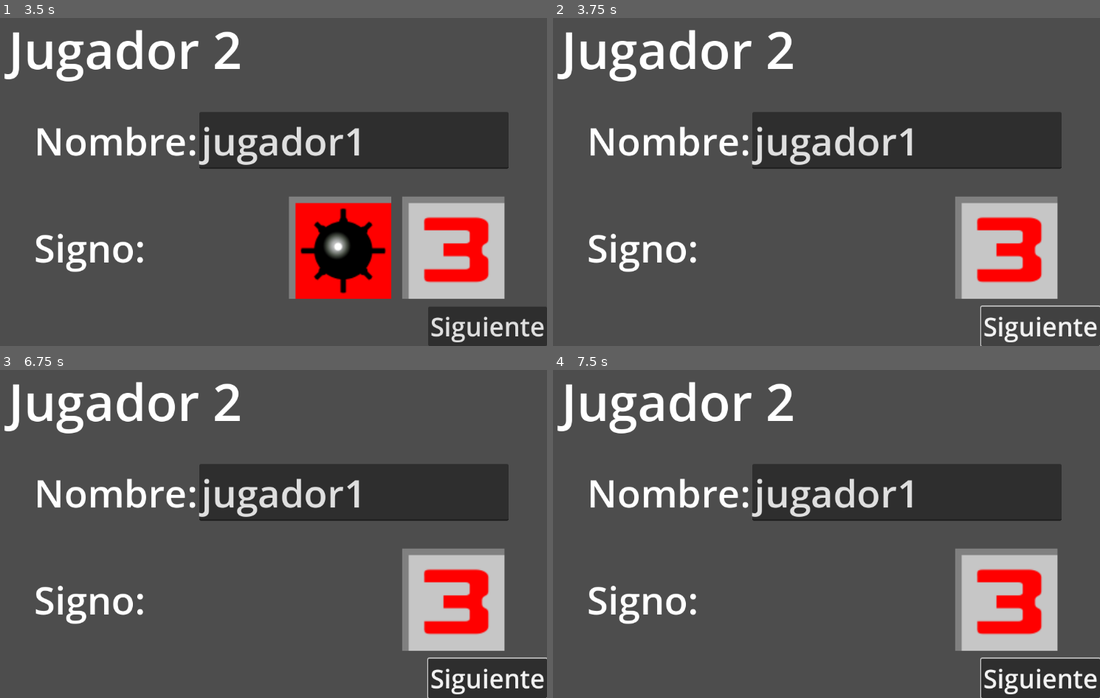
Above: before the commit, frames 1-4 (two rows, left to right).
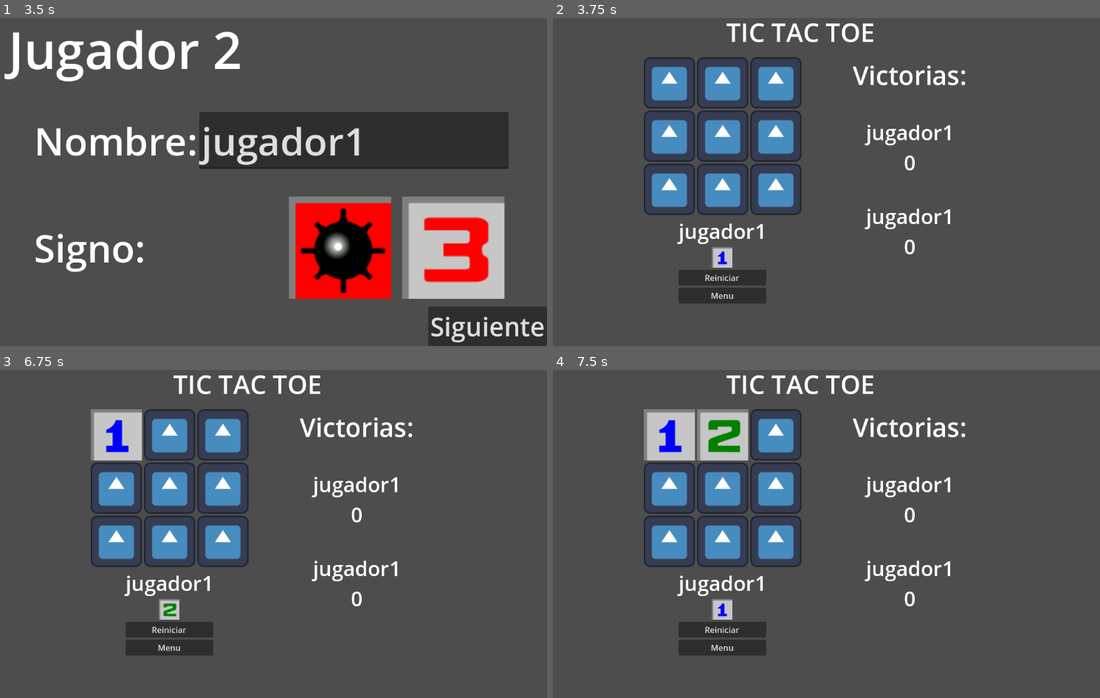
Above: after the commit, the same moments.

Repository: ImTheo/Minesweeper-TicTacToe-Godot
Game: Godot game, scene res://Screens/MainMenu/MainMenu.tscn
Same seed, same stepped clock (60 frames per second), same inputs: the game is played once before the commit and once after it. The engine's default icon, where the game draws it, is replaced by a stand-in: a white triangle on a blue panel in a dark square.
Inputs (mouse positions are in pixels of both pictures, inside the frame that each line leads up to):
- Up to frame 1 (3.5 s): click "TicTacToe" at 0.5 s; click "Siguiente" at 1.25 s; click (339, 247) at 2.02 s; click (339, 247) at 2.77 s
- Up to frame 2 (3.75 s): click "Siguiente" at 3.5 s
- Up to frame 3 (6.75 s): click (169, 629) at 4.25 s, where only the run after the commit has a clickable "Reiniciar"; click (169, 629) at 5 s, where only the run after the commit has a clickable "Reiniciar"; click (169, 629) at 5.75 s, where only the run after the commit has a clickable "Reiniciar"; click (114, 435) at 6.52 s
- Up to frame 4 (7.5 s): click (722, 435) at 7.27 s

Frame 1 is identical in both runs. In frame 2, 29% of the frame differs, in the area x 0-100%, y 1-100%; in frame 3, 32%; in frame 4, 32%.
Error before the commit: Parse Error: Function "set_game_board_player_stats()" not found in base self. (res://Screens/TicTacToe/TicTacToe.gd:12)

Commit message:
refactor function names

Diff:
--- a/Components/Square/Square.gd
+++ b/Components/Square/Square.gd
@@ -26,7 +26,7 @@
 
 signal empty_square_pressed_signal(node:Square)
 signal game_ended_signal()
-signal flagged_mine_signal()
+signal flag_updated_signal()
 signal hint_square_pressed_signal()
 
 func is_mined():
@@ -77,11 +77,11 @@
 	if not pressed_square and not flagged:
 		set_texture_square(FLAG)
 		flagged = true
-		flagged_mine_signal.emit(true)
+		flag_updated_signal.emit(true)
 		return
 	set_texture_square(CLOSED)
 	flagged = false
-	flagged_mine_signal.emit(false)
+	flag_updated_signal.emit(false)
 
 func set_texture_square(texture):
 	square.texture_normal = texture
--- a/Screens/ChoosePlayer/ChoosePlayer.gd
+++ b/Screens/ChoosePlayer/ChoosePlayer.gd
@@ -17,17 +17,18 @@
 func _on_button_save_player_pressed():
 	var player_resource_path
 	var player_name
+	player_name = (%LineEdit_playerName as LineEdit).text
+	%Label_player.text = "Jugador 2"
 	for i:TextureButton in get_tree().get_nodes_in_group(SIGN_GROUP):
 		if i.is_pressed():
 			player_resource_path = i.texture_normal.resource_path
-			player_name = (%LineEdit_playerName as LineEdit).text
-			%Label_player.text = "Jugador 2"
 			i.queue_free()
 			players.append(Player.new(player_name,player_resource_path))
+			break
 	if players.size() == 1:
 		refresh_enabled_signs()
-		return
-	change_scene()
+	else:
+		change_scene()
 
 func change_scene():
 	var scene = preload("res://Screens/TicTacToe/TicTacToe.tscn")
--- a/Screens/Minesweeper/MineSweeper.gd
+++ b/Screens/Minesweeper/MineSweeper.gd
@@ -1,30 +1,29 @@
 extends Control
 
-@onready var label_mines_left = %Label_minesLeft
-@onready var label_mine = %Label_mine
-@onready var grid_container_minesweeper = %GridContainer_Minesweeper
 var board_squares:Array[Square]
 const SQUARE_NUMBER = 100
 const MINES = 10
 const SQUARE = preload("res://Components/Square/Square.tscn")
 var board_array = []
 
+func _ready():
+	update_board_array()
+	instantiate_squares()
+	set_mines()
+	set_hints()
 
-func _ready():
-	fill_board_array()
-	create_board()
-	plant_mines()
-	generate_hints()
-
-func fill_board_array():
+func update_board_array():
 	var row:Array[int] = []
-	var matrix_rows:int = SQUARE_NUMBER/grid_container_minesweeper.columns
-	var matrix_columns:int = grid_container_minesweeper.columns
+	var matrix_rows:int = SQUARE_NUMBER/%GridContainer_Minesweeper.columns
+	var matrix_columns:int = %GridContainer_Minesweeper.columns
 	for i in range(matrix_rows):
 		for j in range(matrix_columns):
 			row.append(matrix_columns*i+j)
 		board_array.append(row)
 		row = []
+
+func empty_square_pressed(square:Square):
+	reveal_empty_squares(square)
 
 func reveal_empty_squares(square:Square):
 	if square.is_square_pressed() or square.is_mined():
@@ -37,49 +36,49 @@
 		if board_squares[i].hint_score == 0:
 			reveal_empty_squares(board_squares[i])
 
-func check_win():
+func hint_square_pressed():
+	if all_hints_pressed():
+		game_ended("Ganaste")
+
+func all_hints_pressed()->bool:
 	for i in get_tree().get_nodes_in_group("hints"):
 		if not i.is_square_pressed():
-			print(i.index)
-			print(i.index_to_coordinates())
-			print("No has ganado")
-			return
-	print("Ganaste")
-	end_game("Ganaste")
+			return false
+	return true
 
-func create_board():
+func instantiate_squares():
 	var square:Square
-	for i in range(SQUARE_NUMBER):
+	for ii in range(SQUARE_NUMBER):
 		square = SQUARE.instantiate()
-		square.connect("game_ended_signal", end_game)
-		square.connect("hint_square_pressed_signal", check_win)
-		square.connect("empty_square_pressed_signal", reveal_empty_squares)
-		square.connect("flagged_mine_signal", update_flag)
-		square.index = i
+		square.connect("game_ended_signal", game_ended)
+		square.connect("hint_square_pressed_signal", hint_square_pressed)
+		square.connect("empty_square_pressed_signal", empty_square_pressed)
+		square.connect("flag_updated_signal", flag_updated)
+		square.index = ii
 		board_squares.append(square)
-		grid_container_minesweeper.add_child(square)
+		%GridContainer_Minesweeper.add_child(square)
 
-func update_flag(is_added):
-	var mines_left:int = int(label_mines_left.text)
+func flag_updated(is_added):
+	var mines_left:int = int(%Label_minesLeft.text)
 	if is_added:
 		mines_left -= 1
 	else:
 		mines_left += 1
-	label_mines_left.text = str(mines_left)
+	%Label_minesLeft.text = str(mines_left)
 
-func generate_hints():
+func set_hints():
 	var adyacents:Array
-	for i in get_tree().get_nodes_in_group("mines"):
-		adyacents = i.get_adyacent_elements(board_array)
+	for ii:Square in get_tree().get_nodes_in_group("mines"):
+		adyacents = ii.get_adyacent_elements(board_array)
 		for adyacent_index in adyacents:
 			board_squares[adyacent_index].add_hint()
 
-func plant_mines():
+func set_mines():
 	var mines_indexes:Array[int] = get_unique_random_numbers()
-	for i:int in mines_indexes:
-		board_squares[i].mine_square()
+	for ii:int in mines_indexes:
+		board_squares[ii].mine_square()
 
-	label_mines_left.text = str(mines_indexes.size())
+	#%Label_minesLeft.text = str(mines_indexes.size())
 
 func get_unique_random_numbers()->Array[int]:
 	var numbers:Array[int] = []
@@ -89,15 +88,15 @@
 			numbers.append(number)
 	return numbers
 
-func end_game(message:String):
-	label_mine.text = message
-	label_mines_left.text = ""
+func game_ended(message:String):
+	%Label_mine.text = message
+	%Label_minesLeft.text = ""
 
-	for i:Square in get_tree().get_nodes_in_group("squares"):
-		i.disable_square()
+	for ii:Square in get_tree().get_nodes_in_group("squares"):
+		ii.disable_square()
 
-	for i:Square in get_tree().get_nodes_in_group("mines"):
-		i.explode_mine()
+	for ii:Square in get_tree().get_nodes_in_group("mines"):
+		ii.explode_mine()
 
 func _on_button_pressed():
 	get_tree().change_scene_to_file("res://Screens/Minesweeper/MineSweeper.tscn")
--- a/Screens/TicTacToe/TicTacToe.gd
+++ b/Screens/TicTacToe/TicTacToe.gd
@@ -9,13 +9,13 @@
 const CELL = preload("res://Components/Cell/Cell.tscn")
 
 func _ready():
-	set_game_board_player_stats()
+	update_game_board_player_stats()
 	update_winning_lines(sqrt(board_map.size()))
 	instanciate_cells()
 
 func instanciate_cells():
 	var cell:Cell
-	for i in range(TIC_TAC_TOE_CELLS):
+	for ii in range(TIC_TAC_TOE_CELLS):
 		cell = CELL.instantiate()
 		cell.connect("cell_pressed_signal",cell_pressed)
 		%GridContainer_TicTacToe.add_child(cell)
@@ -105,27 +105,27 @@
 
 func update_winning_lines(board_size: int):
 	# Rows
-	for i in range(board_size):
+	for ii in range(board_size):
 		var row = []
-		for j in range(board_size):
-			row.append(i * board_size + j)
+		for jj in range(board_size):
+			row.append(ii * board_size + jj)
 		winning_lines.append(row)
 
 	# Columns
-	for i in range(board_size):
+	for ii in range(board_size):
 		var column = []
-		for j in range(board_size):
-			column.append(j * board_size + i)
+		for jj in range(board_size):
+			column.append(jj * board_size + ii)
 		winning_lines.append(column)
 
 	# Diagonal top-left to bottom-right
 	var diagonal1 = []
-	for i in range(board_size):
-		diagonal1.append(i * board_size + i)
+	for ii in range(board_size):
+		diagonal1.append(ii * board_size + ii)
 	winning_lines.append(diagonal1)
 
 	# Diagonal top-right to bottom-left
 	var diagonal2 = []
-	for i in range(board_size):
-		diagonal2.append((i + 1) * (board_size - 1))
+	for ii in range(board_size):
+		diagonal2.append((ii + 1) * (board_size - 1))
 	winning_lines.append(diagonal2)
